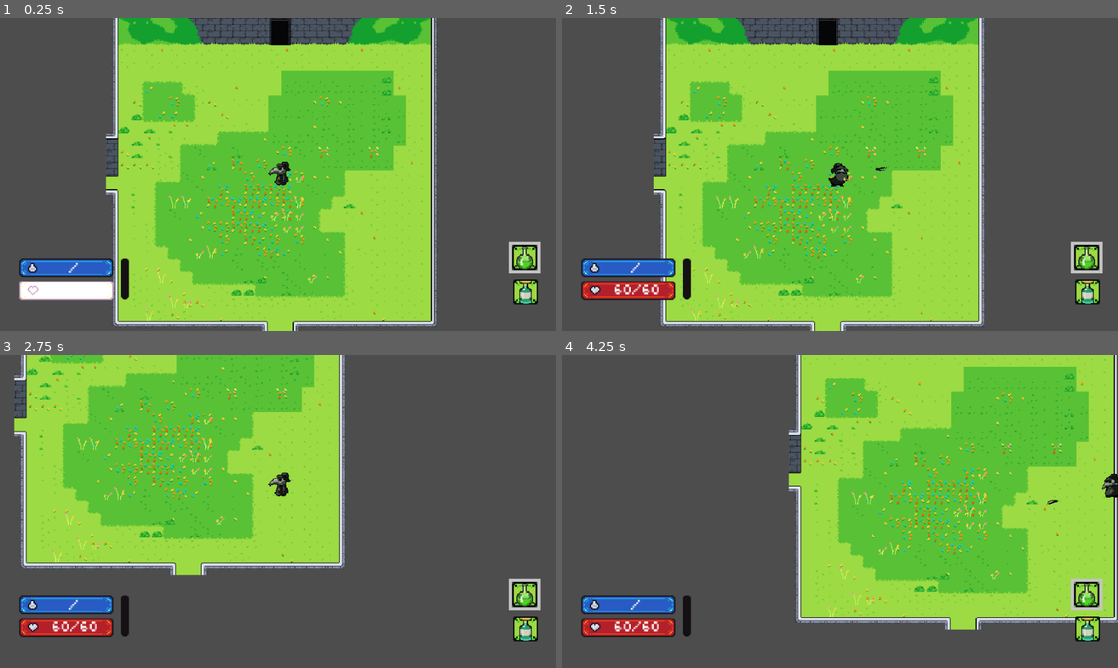
Above: before the commit, frames 1-4 (two rows, left to right).
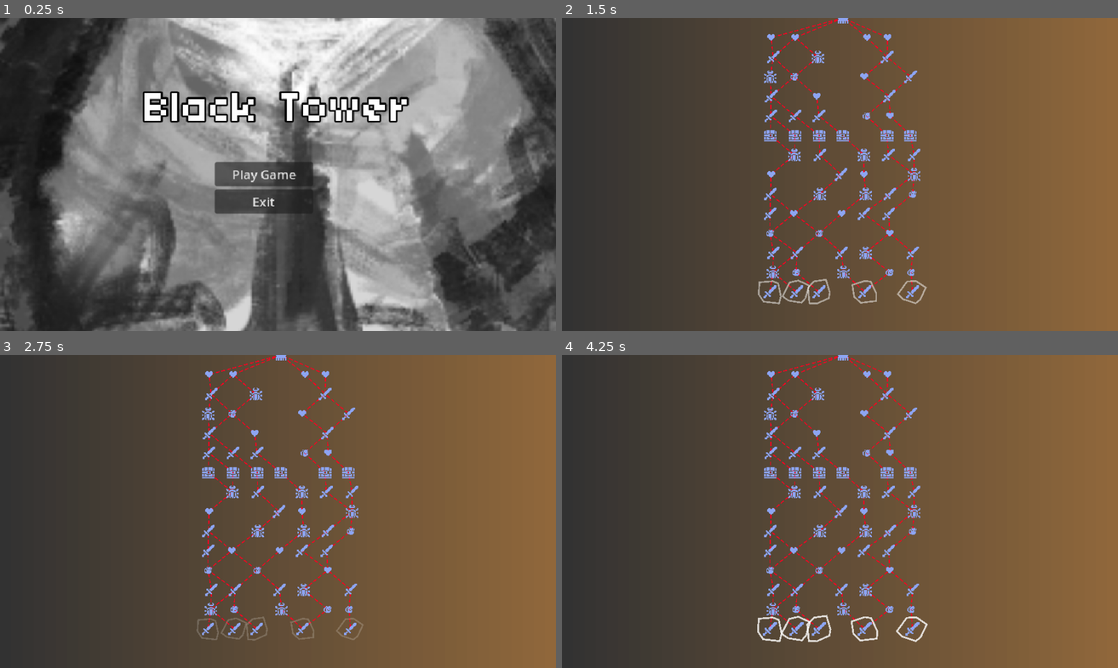
Above: after the commit, the same moments.

Repository: JohnHuber99/Black-Tower
Game: Godot game, scene res://Main_Menu/Main_Menu.tscn
Two runs of this game, one before a commit and one after it. Both use one fixed random seed, a clock stepped at 60 frames per second and the inputs below. Before the commit the project starts from res://main.tscn.
Inputs (mouse positions are in pixels of both pictures, inside the frame that each line leads up to):
- Up to frame 1 (0.25 s): no input
- Up to frame 2 (1.5 s): click (823, 174) at 0.5 s, where only the run after the commit has a clickable "Play Game"; move the mouse to (962, 158) at 1.27 s; hold D (right) from 1.28 s (still down); click (962, 158) at 1.35 s
- Up to frame 3 (2.75 s): move the mouse to (166, 527) at 2.02 s; release D (right) at 2.03 s; hold S (down) from 2.03 s (still down); tap K (down_camera) at 2.1 s
- Up to frame 4 (4.25 s): move the mouse to (895, 442) at 2.77 s; release S (down) at 2.78 s; hold D (right) 2.78-3.53 s; hold J (left_camera) 2.78-3.53 s; move the mouse to (812, 574) at 3.52 s; hold W (up) from 3.53 s (still down); tap L (right_camera) at 3.6 s; click (812, 574) at 3.67 s

The runs differ from the first frame. In frame 1, 88% of the frame differs, in the area x 0-100%, y 0-100%; in frame 2, 99%; in frame 3, 92%; in frame 4, 86%.

Commit message:
Sort of implementation of the overworld map

Diff:
--- /dev/null
+++ b/Global/Global_Scripts/Events.gd
@@ -0,0 +1,6 @@
+extends Node
+
+signal dungeon_cleared
+signal overworld_map_exited(room: Room)
+signal overworld_map_shop_exited
+signal overworld_map_treasure_exited
--- /dev/null
+++ b/Main_Menu/Main_Menu.tscn
@@ -0,0 +1,61 @@
+[gd_scene load_steps=5 format=3 uid="uid://bbon7gihi754n"]
+
+[ext_resource type="Script" uid="uid://bigj36v4b2u7h" path="res://Main_Menu/main_menu.gd" id="1_82v7h"]
+[ext_resource type="FontFile" uid="uid://vx8hmoh8k8op" path="res://04B_03__.TTF" id="2_xqi02"]
+[ext_resource type="Texture2D" uid="uid://b0v0l2xmkn0xg" path="res://Main_Menu/BlackTowerPlaceHolderMainScreen.png" id="3_p477q"]
+
+[sub_resource type="LabelSettings" id="LabelSettings_ijq4r"]
+font = ExtResource("2_xqi02")
+font_size = 56
+outline_size = 9
+outline_color = Color(0, 0, 0, 1)
+
+[node name="Main Menu" type="Node"]
+script = ExtResource("1_82v7h")
+
+[node name="Label" type="Label" parent="."]
+anchors_preset = -1
+anchor_left = 0.484
+anchor_top = 0.117
+anchor_right = 0.484
+anchor_bottom = 0.117
+offset_left = -159.608
+offset_top = 42.2
+offset_right = 183.392
+offset_bottom = 98.2
+grow_horizontal = 2
+grow_vertical = 2
+text = "Black Tower"
+label_settings = SubResource("LabelSettings_ijq4r")
+
+[node name="CanvasLayer" type="CanvasLayer" parent="."]
+layer = -1
+
+[node name="BlackTowerPlaceHolderMainScreen" type="Sprite2D" parent="CanvasLayer"]
+position = Vector2(356, 200)
+scale = Vector2(1.07716, 0.985222)
+texture = ExtResource("3_p477q")
+
+[node name="VBoxContainer" type="VBoxContainer" parent="."]
+anchors_preset = -1
+anchor_left = 0.5
+anchor_top = 0.533
+anchor_right = 0.5
+anchor_bottom = 0.533
+offset_left = -81.0
+offset_top = -29.2
+offset_right = 45.0
+offset_bottom = 36.8
+grow_horizontal = 2
+grow_vertical = 0
+
+[node name="PlayGame" type="Button" parent="VBoxContainer"]
+layout_mode = 2
+text = "Play Game"
+
+[node name="Exit" type="Button" parent="VBoxContainer"]
+layout_mode = 2
+text = "Exit"
+
+[connection signal="pressed" from="VBoxContainer/PlayGame" to="." method="_on_play_game_pressed"]
+[connection signal="pressed" from="VBoxContainer/Exit" to="." method="_on_exit_pressed"]
--- /dev/null
+++ b/Main_Menu/main_menu.gd
@@ -0,0 +1,14 @@
+extends Node
+
+const RUN_SCENE = preload("res://Run/run.tscn")
+const DUNGEON_SCENE = preload("res://main.tscn")
+const OVERWORLD_MAP_SCENE = preload("res://OverWorld Map/Overworld_Map_Scenes/overworld_map.tscn")
+
+func _ready() -> void:
+	get_tree().paused = false
+
+func _on_play_game_pressed() -> void:
+	get_tree().change_scene_to_packed(RUN_SCENE)
+
+func _on_exit_pressed() -> void:
+	get_tree().quit()
--- a/OverWorld Map/Overworld Scripts/overworld_map.gd
+++ b/OverWorld Map/Overworld Scripts/overworld_map.gd
@@ -2,8 +2,8 @@
 extends Node2D
 
 const SCROLL_SPEED := 15
-const MAP_ROOM = preload("res://Scenes/Overworld_Map_Scenes/map_room.tscn")
-const MAP_LINE = preload("res://Scenes/Overworld_Map_Scenes/map_line.tscn")
+const MAP_ROOM = preload("res://OverWorld Map/Overworld_Map_Scenes/map_room.tscn")
+const MAP_LINE = preload("res://OverWorld Map/Overworld_Map_Scenes/map_line.tscn")
 
 @onready var map_generator: OverworldMapGenerator = get_node("OverworldMapGenerator")
 @onready var lines: Node2D = get_node("Visuals/Lines")
@@ -18,8 +18,8 @@
 
 func _ready() -> void:
 	camera_edge_y = OverworldMapGenerator.Y_DIST * (OverworldMapGenerator.FLOORS - 1)
-	generate_new_map()
-	unlock_floor(0)
+	#generate_new_map()
+	#unlock_floor(0)
 
 	# Start the camera at the bottom
 	camera_2d.position.y = 200
@@ -107,4 +107,4 @@
 
 	last_room = room
 	floors_climbed += 1
-	#Events.map_exited.emit(room)
+	Events.overworld_map_exited.emit(room)
--- a/OverWorld Map/Overworld Scripts/overworld_map_room.gd
+++ b/OverWorld Map/Overworld Scripts/overworld_map_room.gd
@@ -5,12 +5,12 @@
 
 const ICONS := {
 	Room.Type.NOT_ASSIGNED: [null, Vector2.ONE],
-	Room.Type.MONSTER: [preload("res://sprites/Overwrold Tilemaps/Overworld Map Icons/icon_sword.png"), Vector2.ONE],
-	Room.Type.ELITE_MONSTER: [preload("res://sprites/Overwrold Tilemaps/Overworld Map Icons/icon_beetle.png"), Vector2.ONE],
-	Room.Type.SHOP: [preload("res://sprites/Overwrold Tilemaps/Overworld Map Icons/icon_bag.png"), Vector2(0.6, 0.6)],
-	Room.Type.CAMPFIRE: [preload("res://sprites/Overwrold Tilemaps/Overworld Map Icons/icon_heart.png"), Vector2(0.6, 0.6)],
-	Room.Type.TREASURE: [preload("res://sprites/Overwrold Tilemaps/Overworld Map Icons/icon_chest.png"), Vector2.ONE],
-	Room.Type.BOSS: [preload("res://sprites/Overwrold Tilemaps/Overworld Map Icons/icon_skull.png"), Vector2.ONE]
+	Room.Type.MONSTER: [preload("res://OverWorld Map/Overwrold Tilemaps/Overworld Map Icons/icon_sword.png"), Vector2.ONE],
+	Room.Type.ELITE_MONSTER: [preload("res://OverWorld Map/Overwrold Tilemaps/Overworld Map Icons/icon_beetle.png"), Vector2.ONE],
+	Room.Type.SHOP: [preload("res://OverWorld Map/Overwrold Tilemaps/Overworld Map Icons/icon_bag.png"), Vector2(0.6, 0.6)],
+	Room.Type.CAMPFIRE: [preload("res://OverWorld Map/Overwrold Tilemaps/Overworld Map Icons/icon_heart.png"), Vector2(0.6, 0.6)],
+	Room.Type.TREASURE: [preload("res://OverWorld Map/Overwrold Tilemaps/Overworld Map Icons/icon_chest.png"), Vector2.ONE],
+	Room.Type.BOSS: [preload("res://OverWorld Map/Overwrold Tilemaps/Overworld Map Icons/icon_skull.png"), Vector2.ONE]
 }
 
 @onready var sprite_2d: Sprite2D = get_node("Visuals/Sprite2D")
@@ -45,6 +45,7 @@
 		return
 
 	room.selected = true
+	Events.overworld_map_exited.emit(room)
 	animation_player.play("select_overworld_icon")
 
 # Called by the AnimationPlayer when the
--- a/Pause/pause.gd
+++ b/Pause/pause.gd
@@ -1,28 +1,23 @@
 extends Node2D
 
 @onready var menu = $Menu
-
 
 func _ready():
 	process_mode = Node.PROCESS_MODE_ALWAYS
 	get_tree().paused = false
 	menu.visible = false
 
-
 func _process(delta: float) -> void:
 	if Input.is_action_just_pressed("pause"):
 		get_tree().paused = !get_tree().paused
 		menu.visible = !menu.visible
 
-
 func _on_resume_pressed() -> void:
 	get_tree().paused = false
 	menu.visible = false
 
-
 func _on_restart_pressed() -> void:
 	get_tree().reload_current_scene()
 
-
 func _on_main_menu_pressed() -> void:
-	pass # Replace with function body.
+	get_tree().change_scene_to_file("res://Main_Menu/Main_Menu.tscn")
--- /dev/null
+++ b/Run/run.gd
@@ -0,0 +1,63 @@
+class_name Run
+extends Node
+
+const DUNGEON_SCENE = preload("res://main.tscn")
+
+@onready var current_view: Node = $CurrentView
+@onready var overworld_map: OverworldMap = $OverworldMap
+@onready var run_startup = preload("res://Run/run_startup_resource.tres")
+
+func _ready() -> void:
+	print(run_startup)
+	if not run_startup:
+		return
+
+	match run_startup.type:
+		RunStartUp.Type.NEW_RUN:
+			_start_run()
+		RunStartUp.Type.CONTINUED_RUN:
+			print("TODO: Load previous run")
+
+func _start_run() -> void:
+	_set_up_event_connections()
+	overworld_map.generate_new_map()
+	overworld_map.unlock_floor(0)
+
+func _change_view(scene: PackedScene) -> Node:
+	if current_view.get_child_count() > 0:
+		current_view.get_child(0).queue_free()
+
+	get_tree().paused = false
+	var new_view := scene.instantiate()
+	current_view.add_child(new_view)
+	overworld_map.hide_map()
+
+	return new_view
+
+func _show_map() -> void:
+	if current_view.get_child_count() > 0:
+		current_view.get_child(0).queue_free()
+
+	overworld_map.show_map()
+	overworld_map.unlock_next_rooms()
+
+func _set_up_event_connections() -> void:
+	Events.overworld_map_exited.connect(_on_overworld_map_exited)
+	print("Connecting signal:", Events.overworld_map_exited.is_connected(_on_overworld_map_exited))
+	Events.dungeon_cleared.connect(_show_map)
+
+func _on_overworld_map_exited(room: Room) -> void:
+	print("Map Exited")
+	match room.type:
+		Room.Type.MONSTER:
+			get_tree().change_scene_to_packed(DUNGEON_SCENE)
+		Room.Type.ELITE_MONSTER:
+			get_tree().change_scene_to_packed(DUNGEON_SCENE)
+		Room.Type.TREASURE:
+			get_tree().change_scene_to_packed(DUNGEON_SCENE)
+		Room.Type.CAMPFIRE:
+			get_tree().change_scene_to_packed(DUNGEON_SCENE)
+		Room.Type.SHOP:
+			get_tree().change_scene_to_packed(DUNGEON_SCENE)
+		Room.Type.BOSS:
+			_change_view(DUNGEON_SCENE)
--- /dev/null
+++ b/Run/run.tscn
@@ -0,0 +1,11 @@
+[gd_scene load_steps=3 format=3 uid="uid://j1wudtcx7fr2"]
+
+[ext_resource type="Script" uid="uid://bnfqitnctg68j" path="res://Run/run.gd" id="1_6oxp3"]
+[ext_resource type="PackedScene" uid="uid://cxjgqk7x8nbqb" path="res://OverWorld Map/Overworld_Map_Scenes/overworld_map.tscn" id="2_qvybc"]
+
+[node name="Run" type="Node"]
+script = ExtResource("1_6oxp3")
+
+[node name="OverworldMap" parent="." instance=ExtResource("2_qvybc")]
+
+[node name="CurrentView" type="Node" parent="."]
--- /dev/null
+++ b/Run/run_startup.gd
@@ -0,0 +1,6 @@
+class_name RunStartUp
+extends Resource
+
+enum Type {NEW_RUN, CONTINUED_RUN}
+
+@export var type: Type
--- /dev/null
+++ b/Run/run_startup_resource.tres
@@ -0,0 +1,8 @@
+[gd_resource type="Resource" script_class="RunStartUp" load_steps=2 format=3 uid="uid://dksq4mc1lw7dt"]
+
+[ext_resource type="Script" uid="uid://cie3yehdgq237" path="res://Run/run_startup.gd" id="1_lu6kd"]
+
+[resource]
+script = ExtResource("1_lu6kd")
+type = 0
+metadata/_custom_type_script = "uid://cie3yehdgq237"
--- a/project.godot
+++ b/project.godot
@@ -11,8 +11,12 @@
 [application]
 
 config/name="Black Tower"
-run/main_scene="uid://b8einl6jaoe3j"
+run/main_scene="uid://bbon7gihi754n"
 config/features=PackedStringArray("4.4", "Forward Plus")
+
+[autoload]
+
+Events="*res://Global/Global_Scripts/Events.gd"
 
 [display]
 
Not shown: 1 places in Dungeon/black_tower_dungeon_map.tscn that only renumber resources
Not shown, added: Global/Global_Scripts/Events.gd.uid
Binary file added: Main_Menu/BlackTowerPlaceHolderMainScreen.png
Not shown, added: Main_Menu/BlackTowerPlaceHolderMainScreen.png.import
Not shown, added: Main_Menu/main_menu.gd.uid
Not shown, added: Run/run.gd.uid
Not shown, added: Run/run_startup.gd.uid
Not shown, added: Main_Menu/Main_Menu.tscn6202380709.tmp
Not shown, added: Main_Menu/Main_Menu.tscn6214479191.tmp
Not shown, added: OverWorld Map/Overworld_Map_Scenes/overworld_map.tscn609074672.tmp
